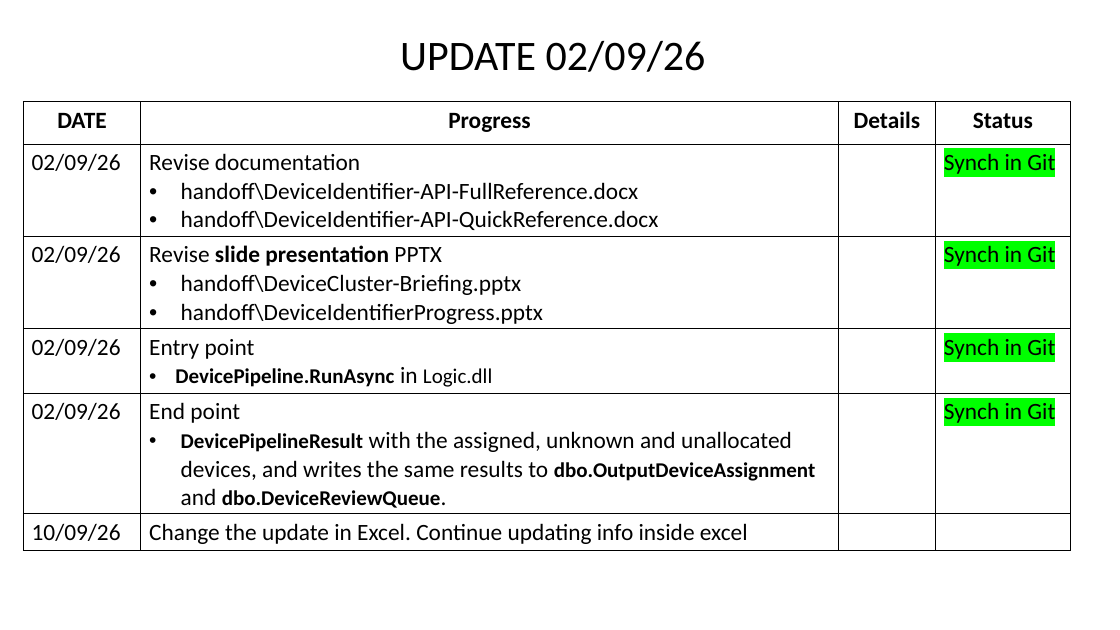
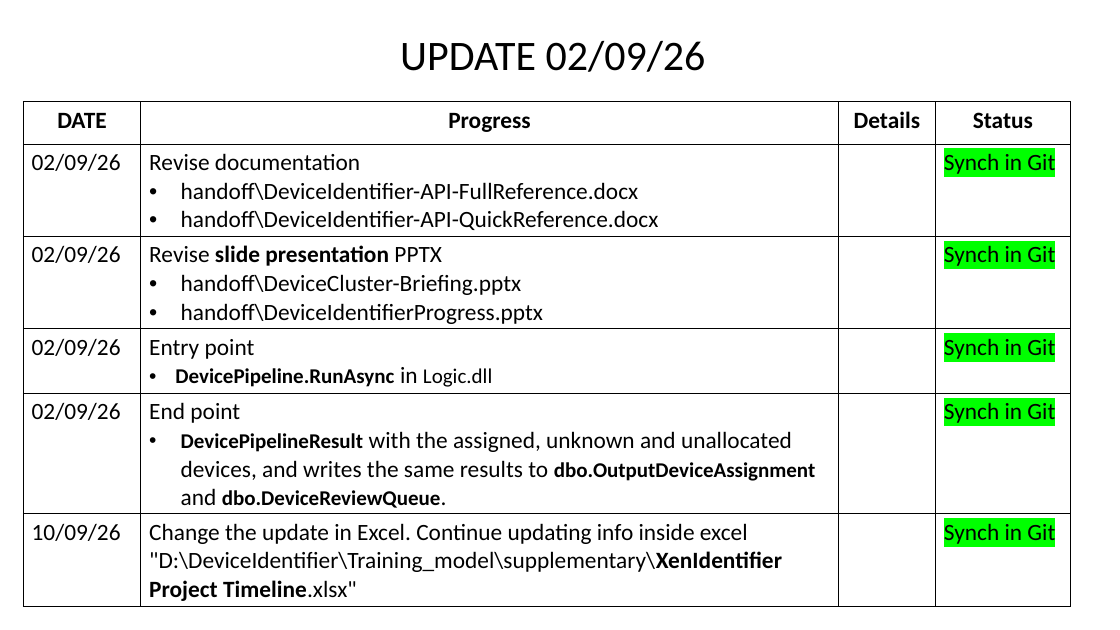
Before and after one commit to Syaziyah30/DeviceCluster, a slide deck: slide 13 of Training_model/supplementary/Device Identifier 20260717.pptx. Drawn at 1120x630 pixels with LibreOffice and Linux fonts; fonts in the diff are those of the drawing. Boxes give left, top, right and bottom in pixels: in the first picture for what was removed or moved away, otherwise in the second. Text is boxed around its words. In the diff, an @@ line names an element or a change of style, - is before the commit and + after.

```diff
--- a/Training_model/supplementary/Device Identifier 20260717.pptx
+++ b/Training_model/supplementary/Device Identifier 20260717.pptx
@@ table at box(24, 102, 1071, 607) @@
@@ row 6, column 2: "Change the update in Excel. Continue updating info inside excel" to "Change the update in Excel. Continue updating info inside excel / "D:\DeviceIdentifier\Training_model\supplementary\XenIdentifier Project Timeline.xlsx"" @@
-row 6, column 4: 
+row 6, column 4: Synch in Git
```
Also in this commit, not shown: 1 other file.
